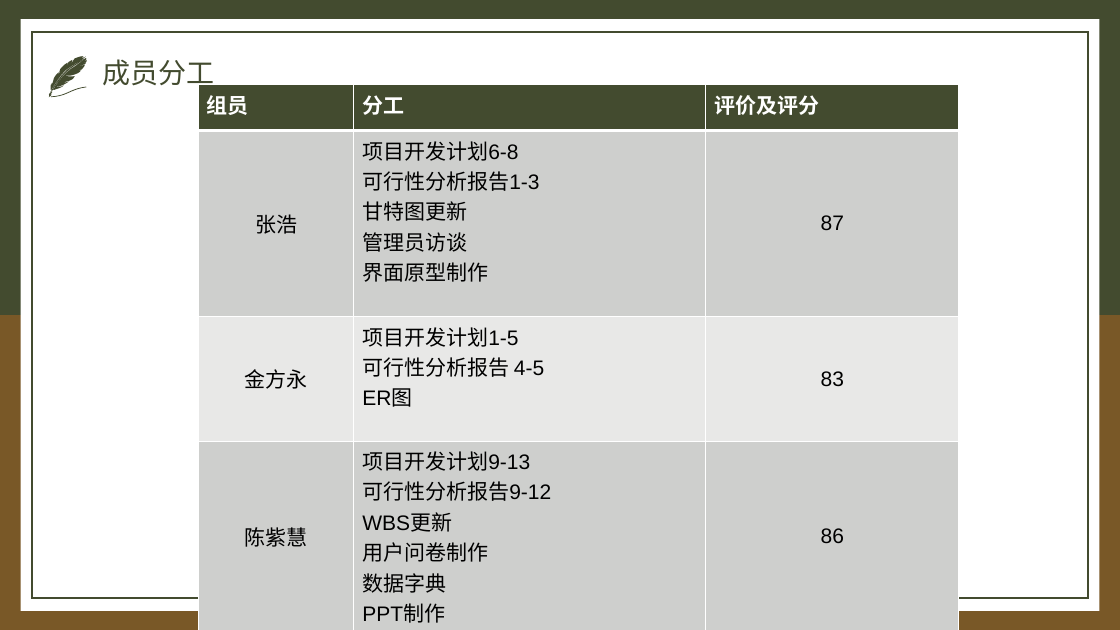
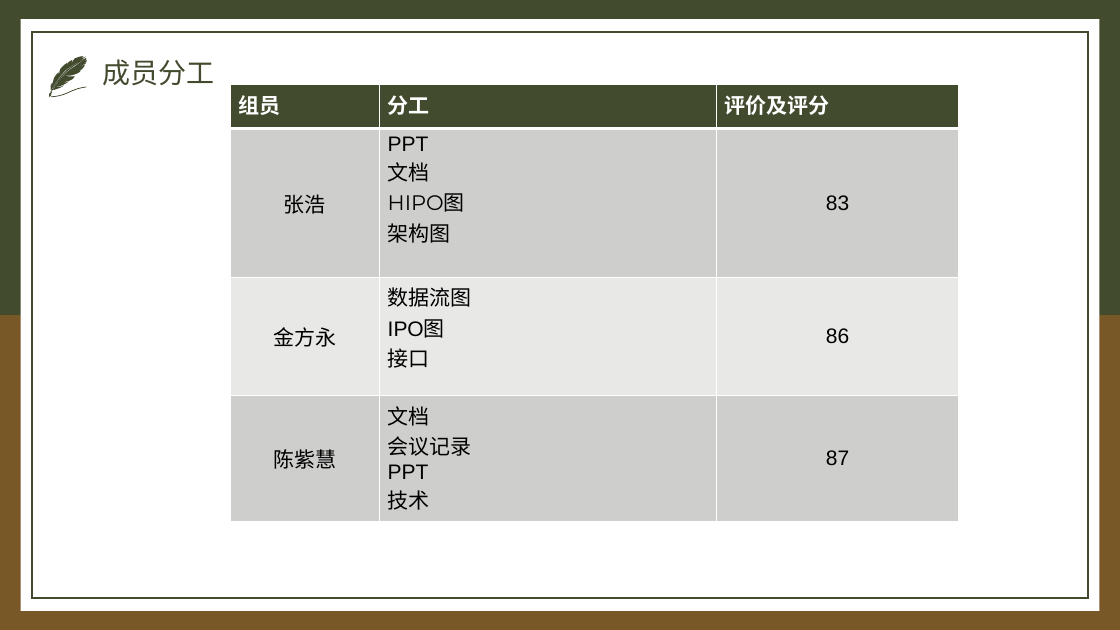
Before and after one commit to IHaoT/aishuati.document, a slide deck: slide 19 of SE2021-G003-总体设计/SE2021-G003-总体设计.pptx (slide 17 before the commit). Drawn at 1120x630 pixels with LibreOffice and Linux fonts; fonts in the diff are those of the drawing. Boxes give left, top, right and bottom in pixels: in the first picture for what was removed or moved away, otherwise in the second. Text is boxed around its words. In the diff, an @@ line names an element or a change of style, - is before the commit and + after.

```diff
--- a/SE2021-G003-总体设计/SE2021-G003-总体设计.pptx
+++ b/SE2021-G003-总体设计/SE2021-G003-总体设计.pptx
@@ table at [230, 85, 960, 521] @@
-row 2: 张浩 | 项目开发计划6-8 / 可行性分析报告1-3 / 甘特图更新 / 管理员访谈 / 界面原型制作 | 87
-row 3: 金方永 | 项目开发计划1-5 / 可行性分析报告 4-5 / ER图 | 83
-row 4: 陈紫慧 | 项目开发计划9-13 / 可行性分析报告9-12 / WBS更新 / 用户问卷制作 / 数据字典 / PPT制作 | 86
-row 5:  |  | 
+row 2: 张浩 | PPT / 文档 / HIPO图 / 架构图 | 83
+row 3: 金方永 | 数据流图 / IPO图 / 接口 | 86
+row 4: 陈紫慧 | 文档 / 会议记录 / PPT / 技术 | 87
@@ table: place and size @@
-table at [198, 85, 959, 627]
+table at [230, 85, 960, 521]
```
Also in this commit, not shown: 4 other slides changed, 4 slides added, 2 slides removed, 2 other files.
